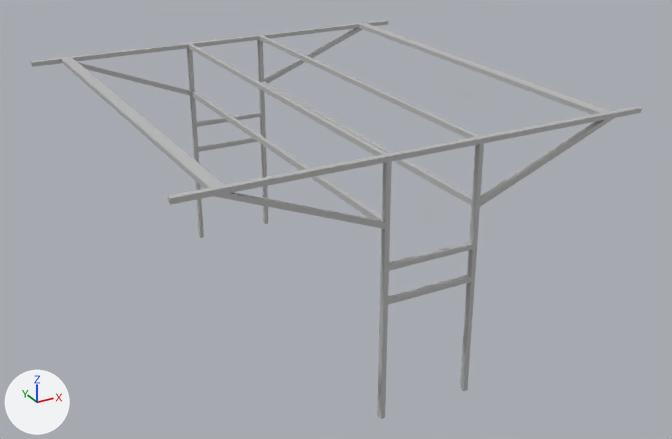
Two versions of the FBX model Assets/SariaAsset/Model/BG/mesh_workshop_shelf.fbx, one commit apart.
Both versions are drawn from a 50 mm lens placed at (-4.9, -8.16, 5.86), pointed at (0.21, 1.14, 1.21). Arrows for +X, +Y and +Z are at lower left; the lights stay in place. Where no turn or scale is listed for an object, it has been applied to the vertices.

Names of what the first picture shows: 'workshop_shelf'.
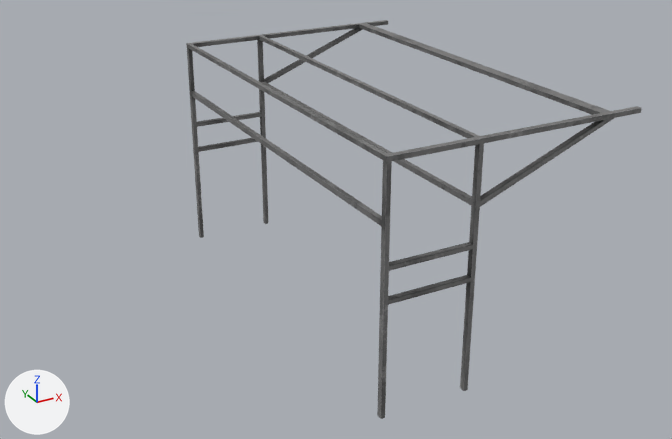
Location of each change, (x1, y1, x2, y2) in pixels of the pictures (672 x 439 px):
'workshop_shelf', surface changed, reshaped (25% narrower): before (30, 20, 642, 419); after (186, 20, 642, 419)
part 1 of me_mesh, cut back: before (30, 35, 480, 229); after (186, 35, 480, 228)

The change, as a list of edits to the scene's bpy script:
```text
Add img_tex_workshop_table_shelf_albedotransparency_png:
    img_tex_workshop_table_shelf_albedotransparency_png = load_image('tex_workshop_table_shelf_AlbedoTransparency.png', '../../Material/Texture/BG/tex_workshop_table_shelf_AlbedoTransparency.png', 1024, 1024, 'sRGB')
Add img_tex_workshop_table_shelf_normal_png:
    img_tex_workshop_table_shelf_normal_png = load_image('tex_workshop_table_shelf_Normal.png', '../../Material/Texture/BG/tex_workshop_table_shelf_Normal.png', 1024, 1024, 'Non-Color')
Change mat_lambert1:
    where n0 = _N.new('ShaderNodeBsdfPrincipled'); n0.name = 'Principled BSDF'
    remove n0.inputs[0].default_value = (0.5, 0.5, 0.5, 1.0)  # 'Base Color', grey #bcbcbc
    add n2 = _N.new('ShaderNodeTexImage'); n2.name = 'Image Texture'
    add n2.image = img_tex_workshop_table_shelf_albedotransparency_png
    add n3 = _N.new('ShaderNodeTexImage'); n3.name = 'Image Texture.001'
    add n3.image = img_tex_workshop_table_shelf_normal_png
    add n4 = _N.new('ShaderNodeNormalMap'); n4.name = 'Normal Map'
    add _L.new(n2.outputs[0], n0.inputs[0])  # 'Color' to 'Base Color'
    add _L.new(n3.outputs[0], n4.inputs[1])  # 'Color' to 'Color'
    add _L.new(n4.outputs[0], n0.inputs[5])  # 'Normal' to 'Normal'
Change me_mesh:
    used by ob_workshop_shelf; location = (0.0, 1.38, 1.46)
    remove me_mesh.from_pydata(...)  # 200 vertices, 228 faces; spans x -2.66..2.66, y -2.63..2.63, z -1.46..1.46
    add me_mesh.from_pydata(...)  # 166 vertices, 188 faces; spans x -0.56..2.66, y -2.63..2.63, z -1.46..1.46
    me_mesh part 1
    34 vertices are removed from x -2.66..-0.51, y -2.63..2.63, z 1.41..1.46
    54 faces are deleted
    14 new faces join them
```
